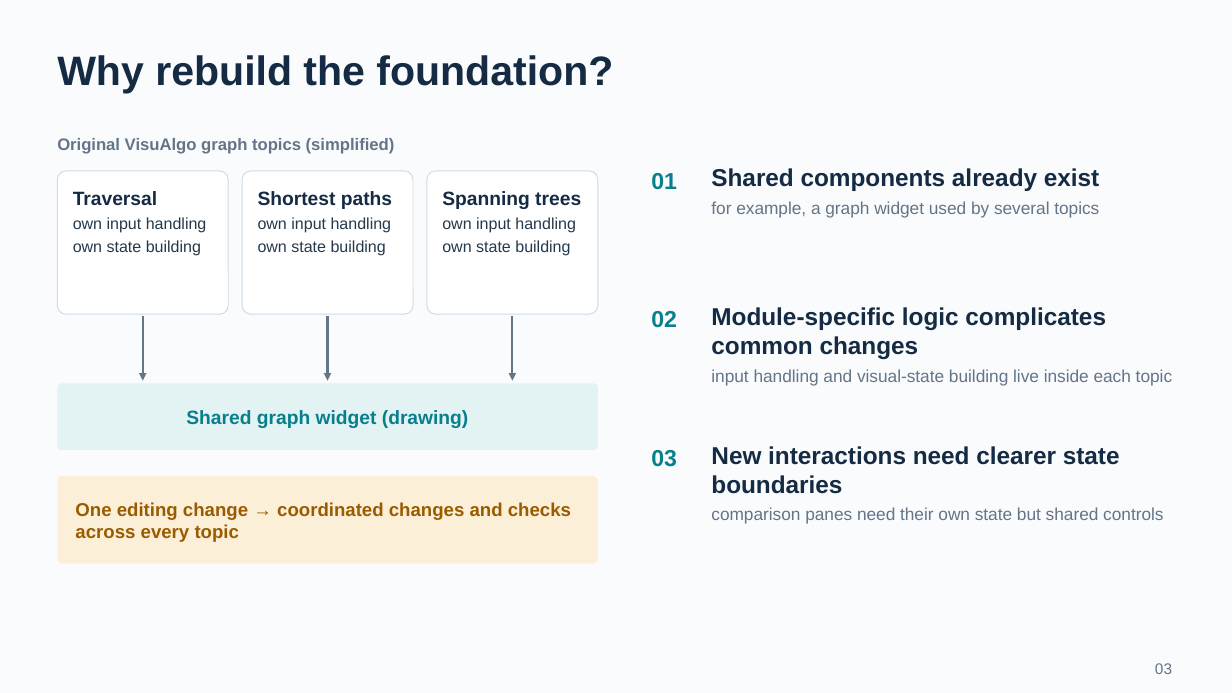
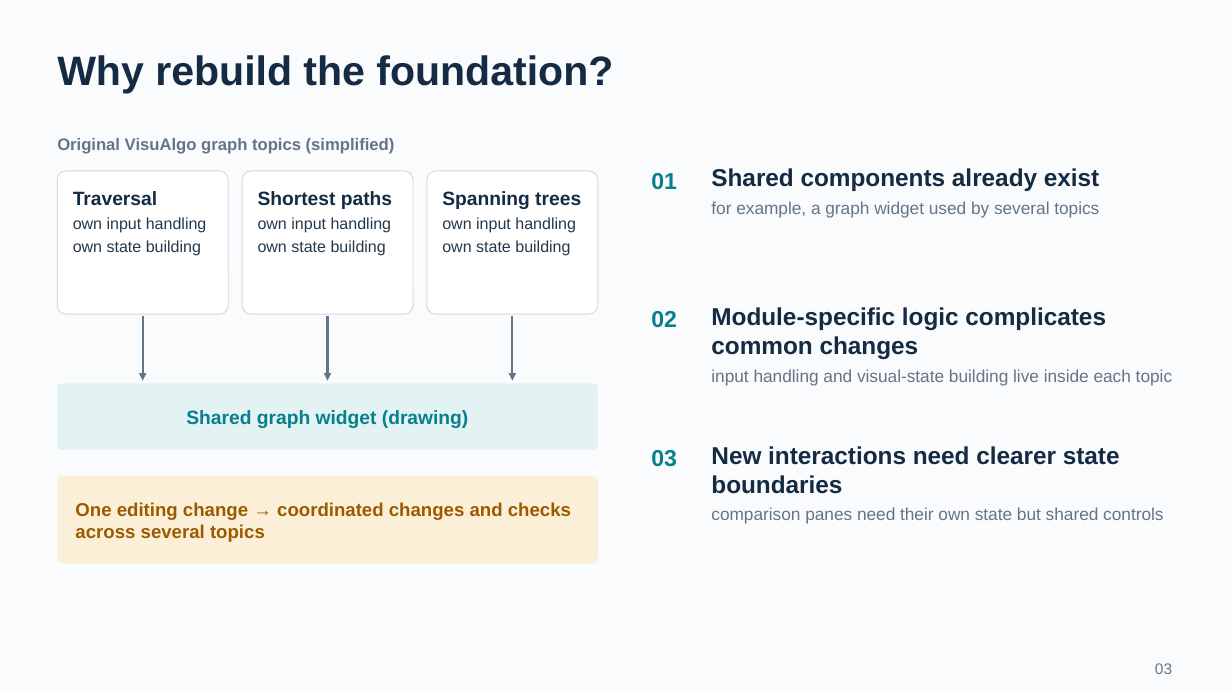
Before and after one commit to BJoozz/docsforfyp, a slide deck: slide 3 of presentation/VisuAlgo_CA_Presentation.pptx. Drawn at 1232x693 pixels with LibreOffice and Linux fonts; fonts in the diff are those of the drawing. Boxes give left, top, right and bottom in pixels: in the first picture for what was removed or moved away, otherwise in the second. Text is boxed around its words. In the diff, an @@ line names an element or a change of style, - is before the commit and + after.

```diff
--- a/presentation/VisuAlgo_CA_Presentation.pptx
+++ b/presentation/VisuAlgo_CA_Presentation.pptx
@@ text in rounded rectangle at (75, 502, 571, 542): text changed @@
-One editing change → coordinated changes and checks across every topic
+One editing change → coordinated changes and checks across several topics
```
Also in this commit, not shown: 8 other slides changed, 18 other files.
